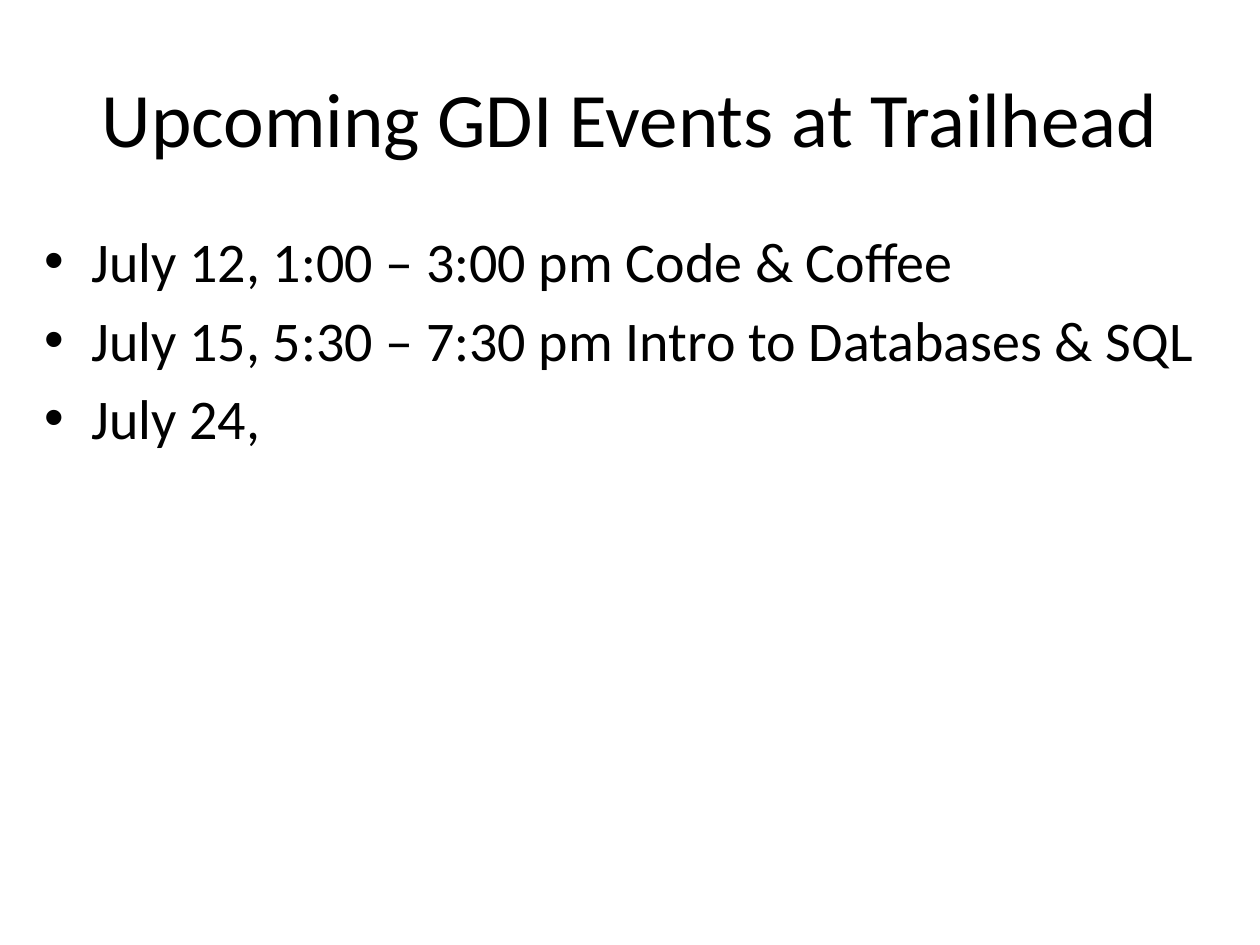
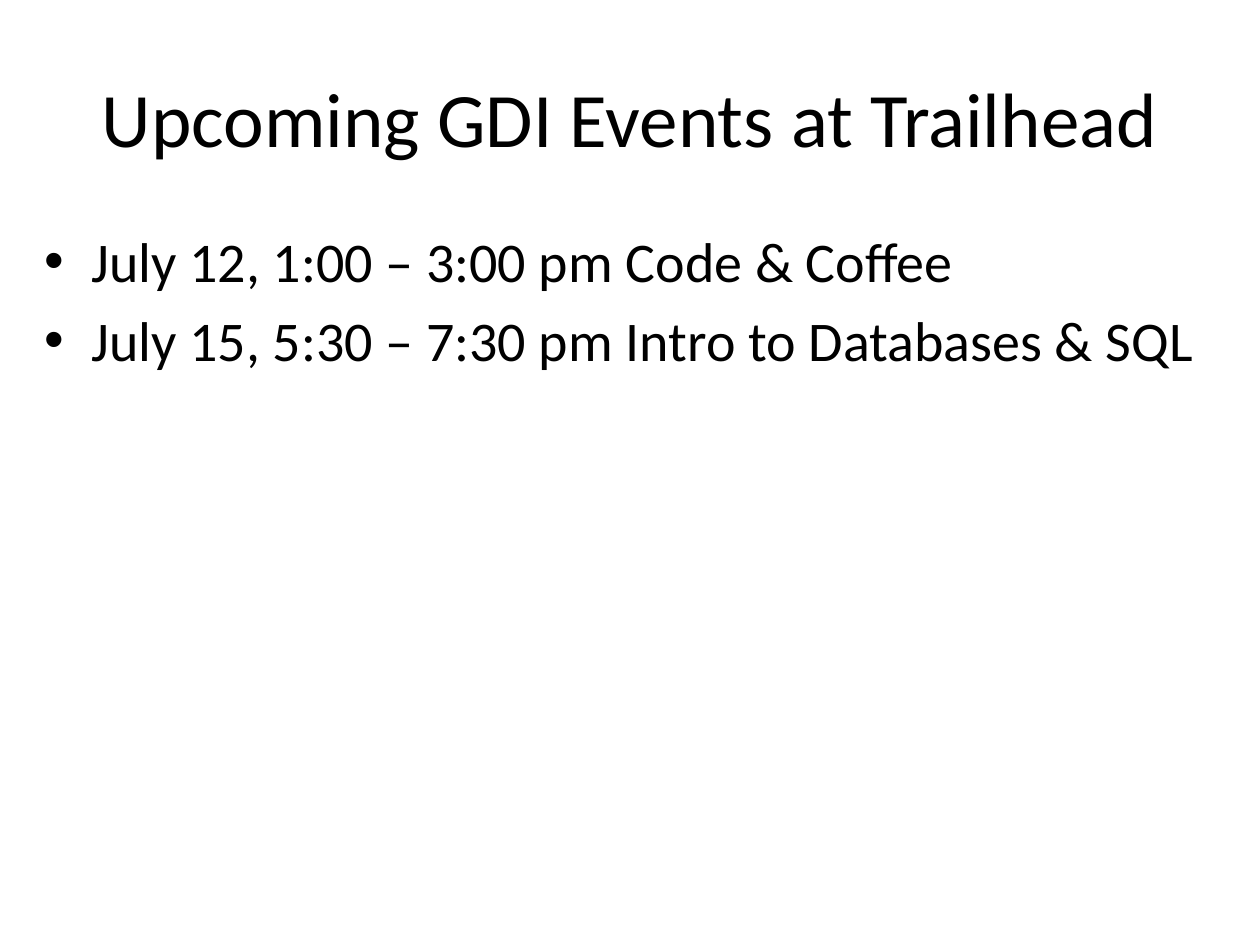
Before and after one commit to dykebert/GDI_3D_Printing_Intro, a slide deck: slide 1 of Introduction to 3D Printing.pptx. Drawn at 1260x945 pixels with LibreOffice and Linux fonts; fonts in the diff are those of the drawing. Boxes give left, top, right and bottom in pixels: in the first picture for what was removed or moved away, otherwise in the second. Text is boxed around its words. In the diff, an @@ line names an element or a change of style, - is before the commit and + after.

Commit message:
final changes

```diff
--- a/Introduction to 3D Printing.pptx
+++ b/Introduction to 3D Printing.pptx
@@ text at (x1=91, y1=400, x2=260, y2=448): paragraph removed @@
-• July 24,
```
Also in this commit, not shown: 4 slides added.
